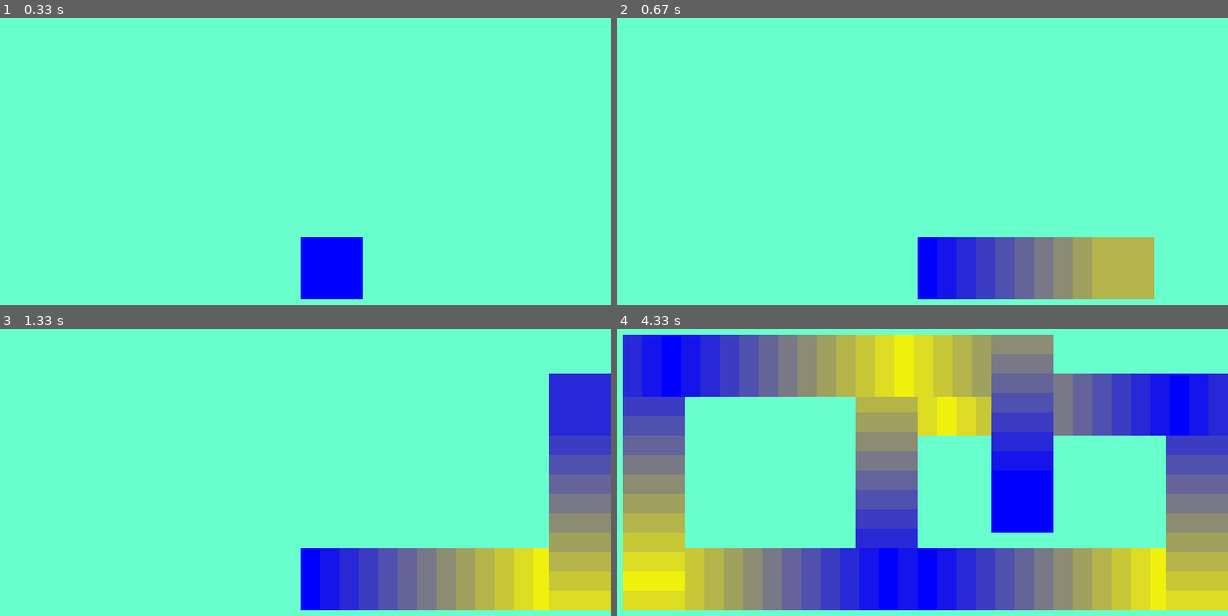
Above: before the commit, frames 1-4 (two rows, left to right).
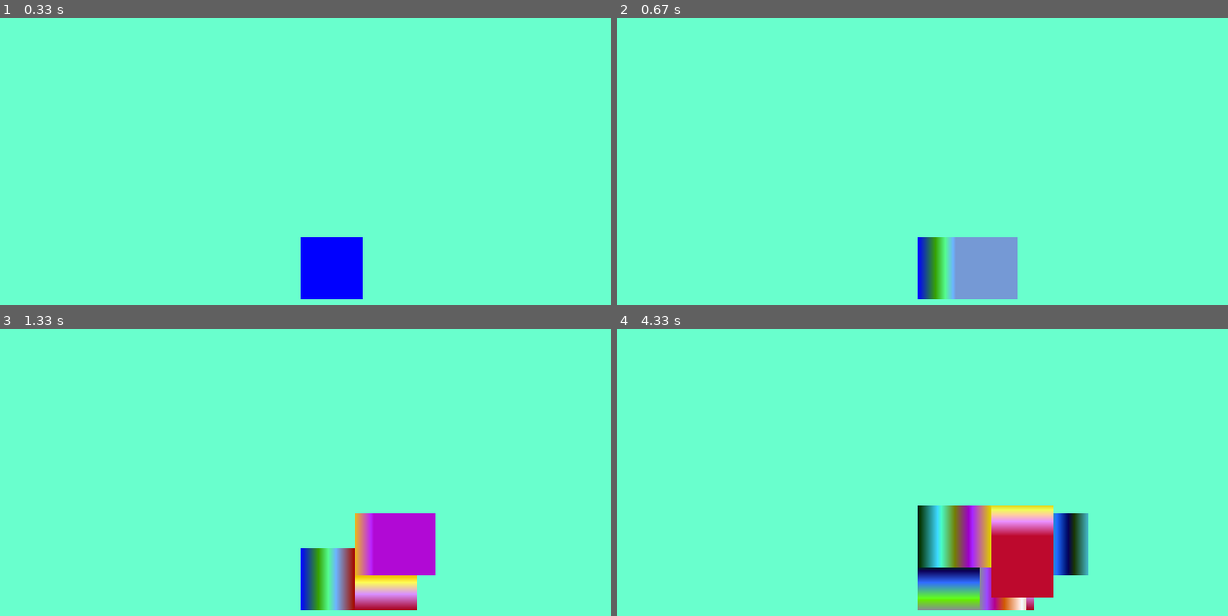
Above: after the commit, the same moments.

Repository: 16thpolicy/pygameExperiment
Game: pygame game, started from game1.py
The game is run twice, just before and just after one commit, with the same random seed, the same clock (stepped at 60 frames per second) and the same inputs.
Inputs:
- Up to frame 1 (0.33 s): no input
- Up to frame 2 (0.67 s): hold D from 0.33 s (still down)
- Up to frame 3 (1.33 s): release D at 0.8 s; hold W 0.83-1.13 s; hold D from 1.17 s (still down)
- Up to frame 4 (4.33 s): release D at 1.63 s; hold A 1.67-2.2 s; hold S 2.23-2.53 s; hold A 2.57-2.97 s; hold W 3-3.37 s; hold D 3.4-4.03 s; hold S from 4.07 s (still down)

Frame 1 is identical in both runs. In frame 2, 8.3% of the frame differs, in the area x 49-88%, y 76-98%; in frame 3, 19%; in frame 4, 67%, in the area x 0-100%, y 2-98%.

Commit message:
Update game1.py

Diff:
--- a/game1.py
+++ b/game1.py
@@ -7,9 +7,9 @@
         self.image = pygame.Surface((width,height))
         self.image.fill(color)
         self.rect=self.image.get_rect()
-        self.colorR=20
-        self.colorG=20
-        self.colorB=20
+        self.colorR=3
+        self.colorG=9
+        self.colorB=14
         self.width=width
         self.height=height
     def set_position(self,x,y):
@@ -37,17 +37,17 @@
         return [self.rect.x,self.rect.y]
     def changecolor(self):
         if(self.colorlist[0]+self.colorR>255):
-            self.colorR=-20
+            self.colorR=-3
         elif(self.colorlist[0]+self.colorR<0):
-            self.colorR=+20
+            self.colorR=3
         if(self.colorlist[1]+self.colorG>255):
-            self.colorG=-20
+            self.colorG=-9
         elif(self.colorlist[1]+self.colorG<0):
-            self.colorG=+20
+            self.colorG=9
         if(self.colorlist[2]+self.colorB>255):
-            self.colorB=-20
+            self.colorB=-14
         elif(self.colorlist[2]+self.colorB<0):
-            self.colorB=+20
+            self.colorB=14
         self.colorlist[0]+=self.colorR
         self.colorlist[1]+=self.colorG
         self.colorlist[2]+=self.colorB
@@ -63,7 +63,7 @@
     window.fill( [105,255,205])
 
     clock = pygame.time.Clock() #create object to keep track of time
-    frames_per_sec = 30
+    frames_per_sec = 200
 
     block_group = pygame.sprite.Group()
     a_block=Block()
@@ -139,19 +139,19 @@
                         a_key=True
                     d_key=False
         if(w_key):
-            didimove=a_block.move_position(0,-20,window_width,window_height)
+            didimove=a_block.move_position(0,-1,window_width,window_height)
             if(didimove):
                 a_block.changecolor()
         if(a_key):
-            didimove= a_block.move_position(-20,0,window_width,window_height)
+            didimove= a_block.move_position(-1,0,window_width,window_height)
             if(didimove):
                 a_block.changecolor()
         if(s_key):
-            didimove =a_block.move_position(0,+20,window_width,window_height)
+            didimove =a_block.move_position(0,1,window_width,window_height)
             if(didimove):
                 a_block.changecolor()
         if(d_key):
-            didimove=a_block.move_position(+20,0,window_width,window_height)
+            didimove=a_block.move_position(1,0,window_width,window_height)
             if(didimove):
                 a_block.changecolor()
         clock.tick(frames_per_sec)
